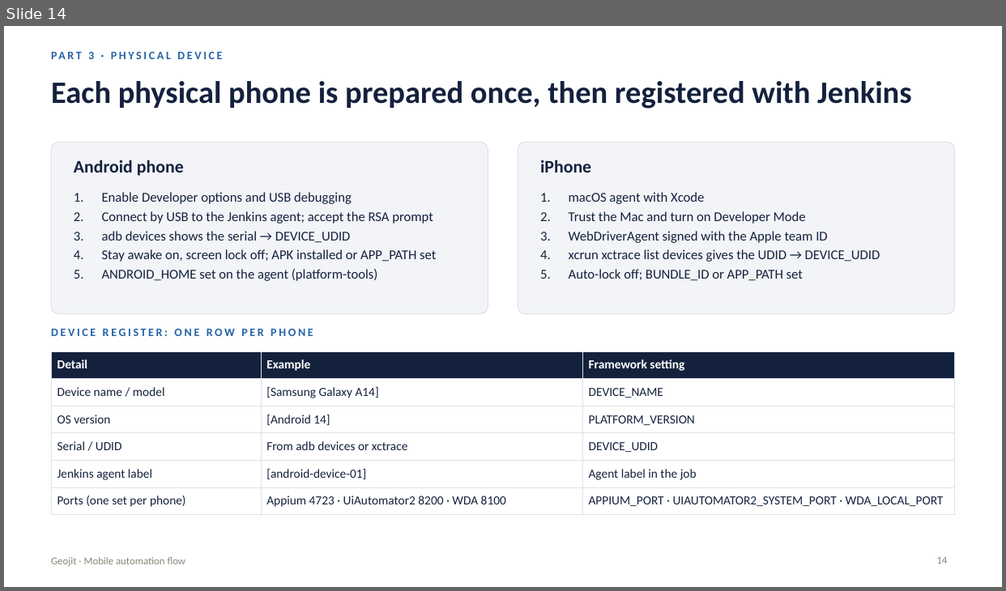
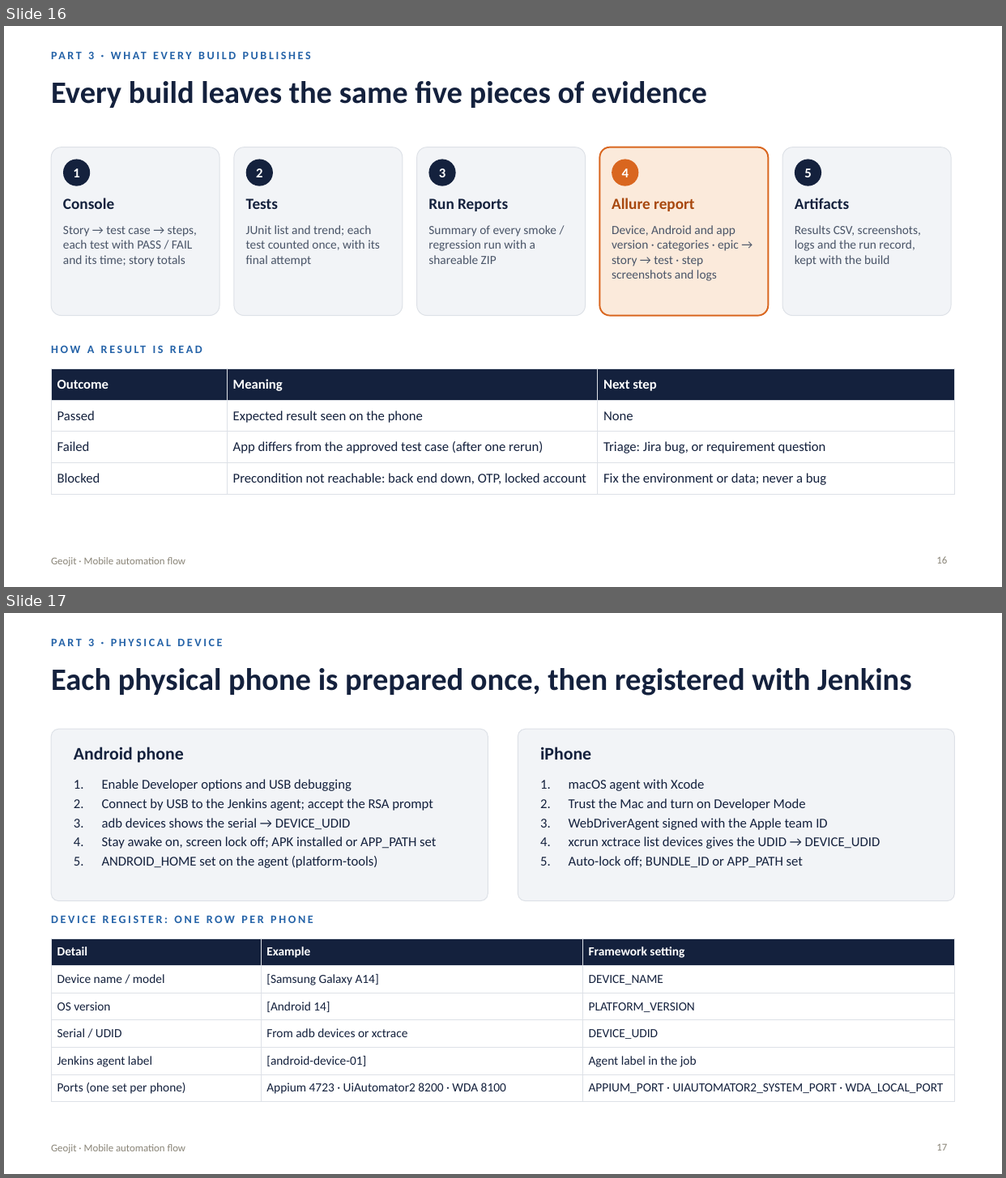
Before and after one commit to raaj177/snapwork-TestDemo, a slide deck: Automation/docs/Mobile-Automation-Flow.pptx. Shown one above the other, each under a label of ours: slide 14 before the commit, slides 16 and 17 after it. The pictures are 1006x591 and 1006x1178 pixels, drawn with LibreOffice and Linux fonts; fonts in the diff are those of the drawing. Boxes give left, top, right and bottom in pixels: in the first picture for what was removed or moved away, otherwise in the second. Text is boxed around its words. In the diff, an @@ line names an element or a change of style, - is before the commit and + after.

Commit message:
Deck: real Jenkins pipeline, build stages, app build from another node (artifact), published evidence, six next steps

```diff
--- a/Automation/docs/Mobile-Automation-Flow.pptx
+++ b/Automation/docs/Mobile-Automation-Flow.pptx
@@ slide 16 added at (4, 26, 1002, 587), background #FFFFFF; not listed: 1 template element that a slide beside it also shows @@
@@ text added at (88, 51, 94, 59), 11 pt, text #2563A8, bold @@
+PART 3 · WHAT EVERY BUILD PUBLISHES
@@ title added at (51, 81, 707, 108), 30 pt, text #14213D, bold @@
+Every build leaves the same five pieces of evidence
@@ rounded rectangle added at (51, 148, 219, 316), fill #F2F4F7, outline #DDE1E7 0.75 pt @@
@@ ellipse added at (63, 160, 90, 186), fill #14213D @@
@@ text added at (73, 169, 79, 177), 13 pt, text #FFFFFF, bold @@
+1
@@ rounded rectangle added at (234, 148, 403, 316), fill #F2F4F7, outline #DDE1E7 0.75 pt @@
@@ ellipse added at (246, 160, 273, 186), fill #14213D @@
@@ text added at (256, 169, 262, 177), 13 pt, text #FFFFFF, bold @@
+2
@@ rounded rectangle added at (417, 148, 586, 316), fill #F2F4F7, outline #DDE1E7 0.75 pt @@
@@ ellipse added at (429, 160, 456, 186), fill #14213D @@
@@ text added at (439, 169, 445, 177), 13 pt, text #FFFFFF, bold @@
+3
@@ rounded rectangle added at (600, 148, 769, 316), fill #FBEADB, outline #D9661F 1.5 pt @@
@@ ellipse added at (612, 160, 639, 186), fill #D9661F @@
@@ text added at (622, 169, 629, 177), 13 pt, text #FFFFFF, bold @@
+4
@@ rounded rectangle added at (782, 148, 951, 316), fill #F2F4F7, outline #DDE1E7 0.75 pt @@
@@ ellipse added at (795, 160, 821, 186), fill #14213D @@
@@ text added at (804, 169, 811, 177), 13 pt, text #FFFFFF, bold @@
+5
@@ text added at (63, 198, 114, 209), 15 pt, text #14213D, bold @@
+Console
@@ text added at (246, 199, 278, 209), 15 pt, text #14213D, bold @@
+Tests
@@ text added at (428, 199, 508, 211), 15 pt, text #14213D, bold @@
+Run Reports
@@ text added at (612, 198, 694, 211), 15 pt, text #A8480E, bold @@
+Allure report
@@ text added at (795, 198, 849, 209), 15 pt, text #14213D, bold @@
+Artifacts
@@ text added at (63, 226, 197, 267), 12 pt, text #4A5568 @@
+Story → test case → steps, each test with PASS / FAIL and its time; story totals
@@ text added at (246, 225, 380, 267), 12 pt, text #4A5568 @@
+JUnit list and trend; each test counted once, with its final attempt
@@ text added at (428, 225, 556, 264), 12 pt, text #4A5568 @@
+Summary of every smoke / regression run with a shareable ZIP
@@ text added at (612, 225, 739, 281), 12 pt, text #4A5568 @@
+Device, Android and app version · categories · epic → story → test · step screenshots and logs
@@ text added at (795, 225, 921, 267), 12 pt, text #4A5568 @@
+Results CSV, screenshots, logs and the run record, kept with the build
@@ text added at (87, 346, 95, 353), 11 pt, text #2563A8, bold @@
+HOW A RESULT IS READ
@@ table added at (51, 369, 955, 489), 4 rows, 3 columns @@
+Outcome | Meaning | Next step
+Passed | Expected result seen on the phone | None
+Failed | App differs from the approved test case (after one rerun) | Triage: Jira bug, or requirement question
+Blocked | Precondition not reachable: back end down, OTP, locked account | Fix the environment or data; never a bug
@@ page number added at (936, 557, 947, 564), 10 pt, text #8A8578 @@
+16
@@ what was slide 14 is now slide 17 @@
@@ page number at (936, 1144, 947, 1151): text changed @@
-14
+17
```
Also in this commit, not shown: 2 slides changed, 2 other slides added.
